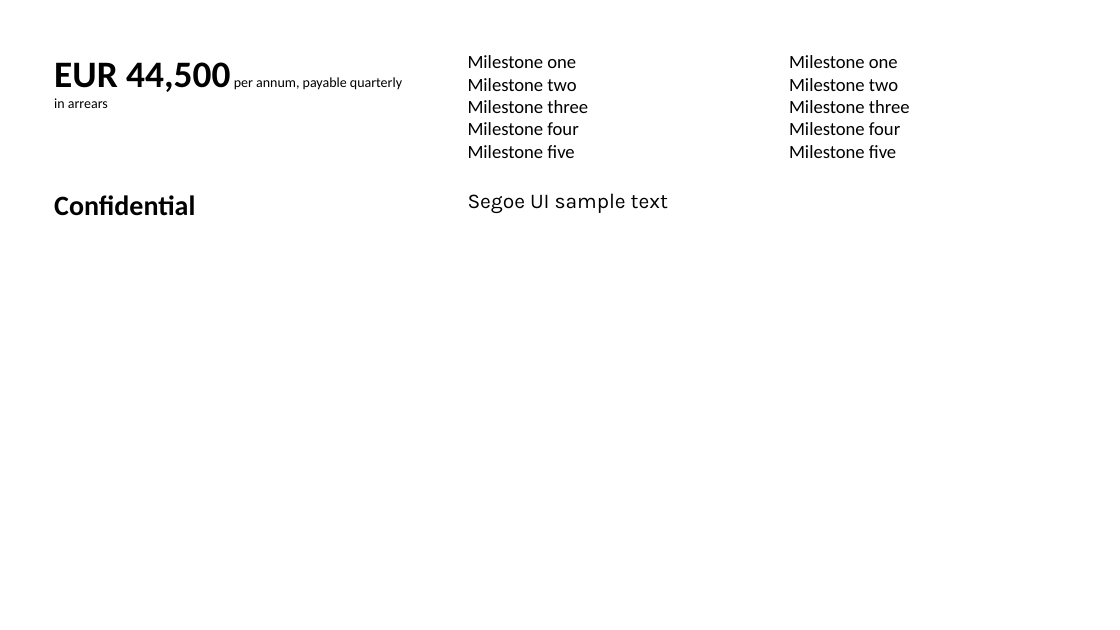
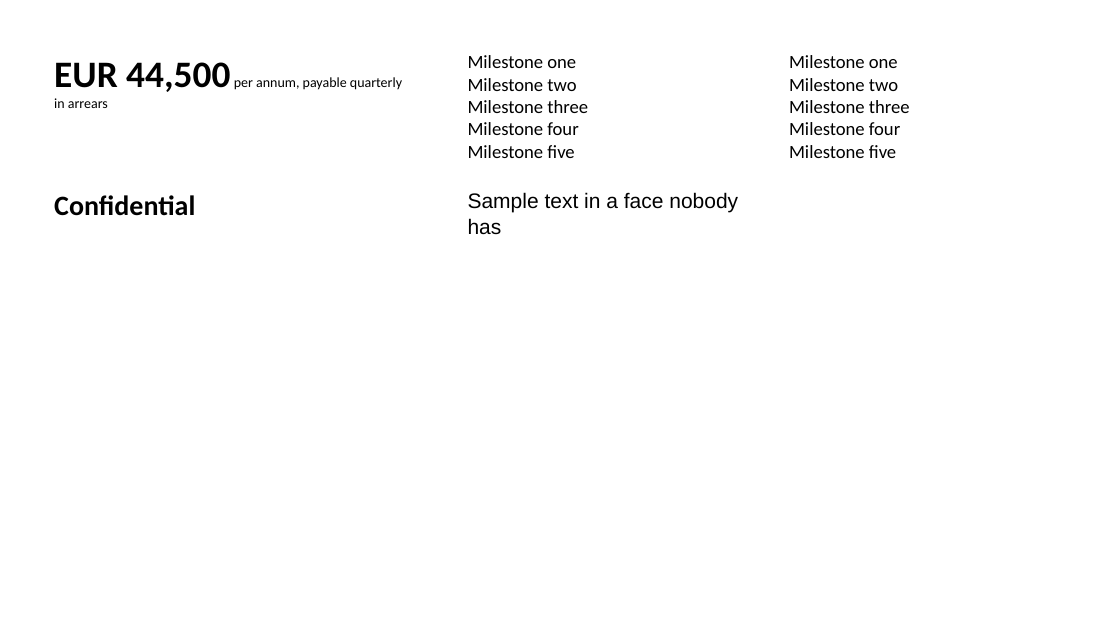
Before and after one commit to Dmitry-Kov/ooxml-integrity, a slide deck: slide 5 of corpus/deck.pptx. Drawn at 1120x630 pixels with LibreOffice and Linux fonts; fonts in the diff are those of the drawing. Boxes give left, top, right and bottom in pixels: in the first picture for what was removed or moved away, otherwise in the second. Text is boxed around its words. In the diff, an @@ line names an element or a change of style, - is before the commit and + after.

Commit message:
CI: install metric-compatible fonts; assert deck findings instead of exit code; make the deck build reproducible

```diff
--- a/corpus/deck.pptx
+++ b/corpus/deck.pptx
@@ text at (x1=468, y1=192, x2=738, y2=235): text changed; font Karla to Arial @@
-Segoe UI sample text
+Sample text in a face nobody has
```
Also in this commit, not shown: 5 other files.
